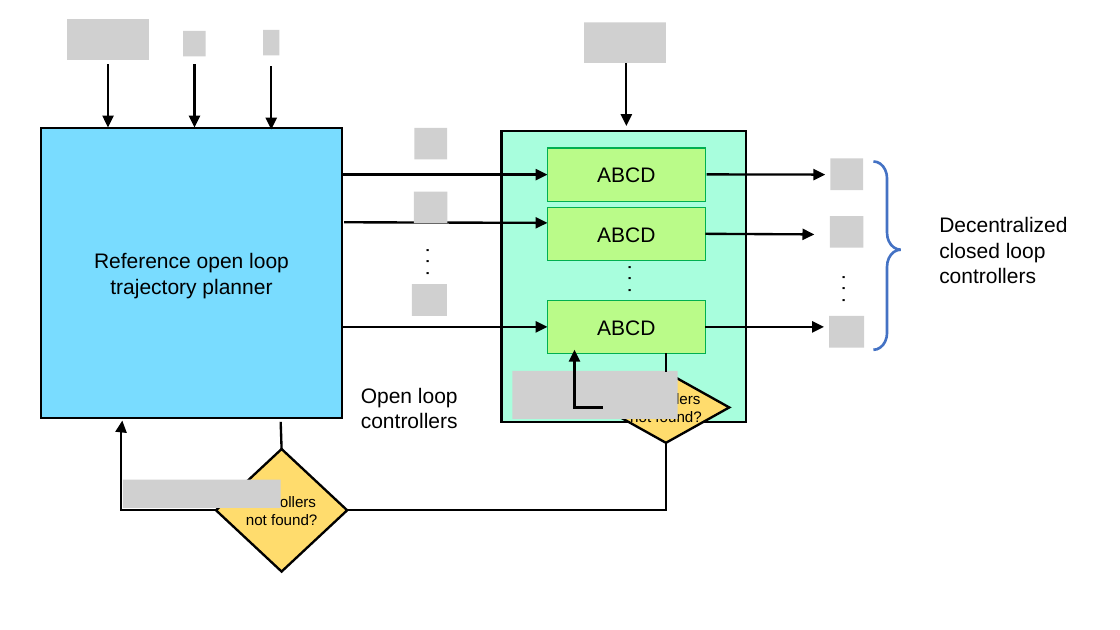
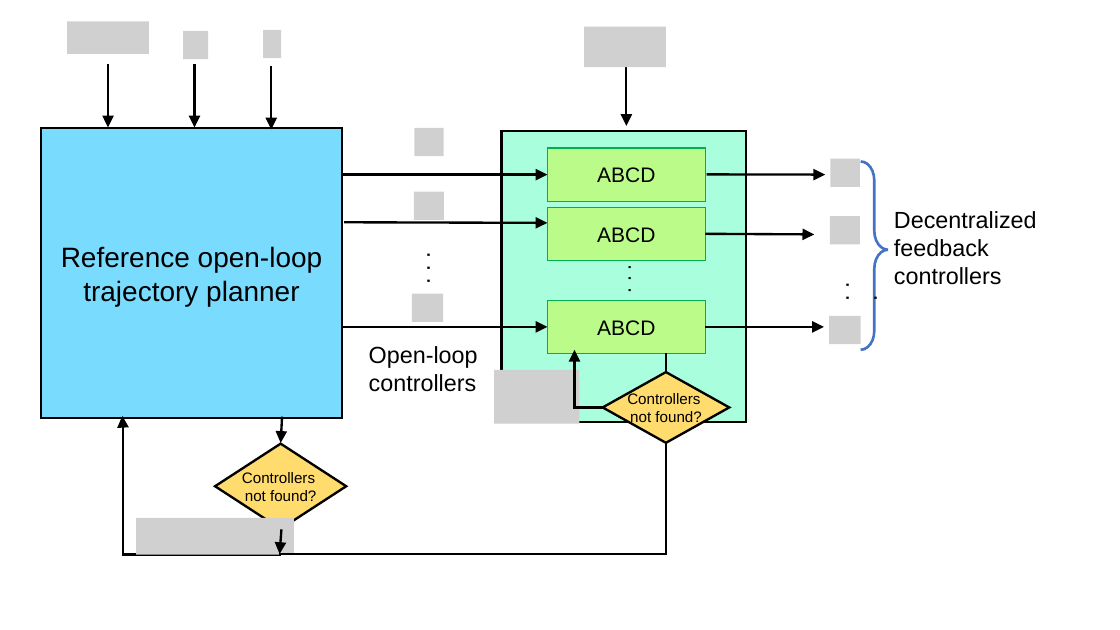
Before and after one commit to msalamati/TrackingWithABCD, a slide deck: slide 1 of camera_ready/figures/Algorithm_outline.pptx. Drawn at 1120x630 pixels with LibreOffice and Linux fonts; fonts in the diff are those of the drawing; grey boxes stand for pictures. Boxes give left, top, right and bottom in pixels: in the first picture for what was removed or moved away, otherwise in the second. Text is boxed around its words. In the diff, an @@ line names an element or a change of style, - is before the commit and + after.

```diff
--- a/camera_ready/figures/Algorithm_outline.pptx
+++ b/camera_ready/figures/Algorithm_outline.pptx
@@ picture: place and size @@
-picture at <box>67,19,150,60</box>
+picture at <box>67,21,150,54</box>
@@ picture: place and size @@
-picture at <box>584,23,666,63</box>
+picture at <box>584,27,666,67</box>
@@ picture: place and size @@
-picture at <box>183,31,206,56</box>
+picture at <box>183,31,208,60</box>
@@ picture: place and size @@
-picture at <box>263,30,279,55</box>
+picture at <box>263,30,281,59</box>
@@ picture: place and size @@
-picture at <box>414,128,447,160</box>
+picture at <box>414,128,444,156</box>
@@ picture: place and size @@
-picture at <box>831,159,864,191</box>
+picture at <box>831,159,860,187</box>
@@ right brace: place and size @@
-right brace at <box>874,161,901,350</box>
+right brace at <box>861,161,888,350</box>
@@ right brace at <box>861,161,888,350</box>: proportions changed @@
@@ picture: place and size @@
-picture at <box>414,192,448,223</box>
+picture at <box>414,192,444,220</box>
@@ text ". . .": place and size @@
-text ". . ." at <box>408,216,433,277</box>
+text ". . ." at <box>406,223,435,284</box>
@@ text ". . ." at <box>406,223,435,284</box>: size 18 to 20 pt @@
@@ picture: place and size @@
-picture at <box>830,216,864,248</box>
+picture at <box>830,216,860,245</box>
@@ text at <box>894,211,1037,285</box>: text changed; size 18 to 20 pt @@
-Decentralized closed loop controllers
+Decentralized feedback controllers
@@ text in rectangle at <box>61,246,323,306</box>: text changed; size 18 to 24 pt @@
-Reference open loop trajectory planner
+Reference open-loop trajectory planner
@@ text ". . ." at <box>826,269,854,302</box>: size 18 to 20 pt @@
@@ picture: place and size @@
-picture at <box>412,284,446,316</box>
+picture at <box>412,294,443,323</box>
@@ picture: place and size @@
-picture at <box>829,316,865,348</box>
+picture at <box>829,316,861,344</box>
@@ text at <box>369,346,478,392</box>: text changed; size 18 to 20 pt @@
-Open loop controllers
+Open-loop controllers
@@ picture: place and size @@
-picture at <box>513,371,678,419</box>
+picture at <box>494,370,580,423</box>
@@ elbow arrow moved from (216, 510) - (123, 421) to (281, 555) - (123, 416) @@
@@ line moved from (281, 422) - (281, 450) to (282, 417) - (281, 443) @@
@@ line (282, 417) - (281, 443): line to arrow @@
@@ diamond "Controllers": place and size @@
-diamond "Controllers" at <box>216,450,347,572</box>
+diamond "Controllers" at <box>215,444,346,528</box>
@@ elbow line moved from (666, 443) - (347, 510) to (666, 443) - (280, 554) @@
@@ picture removed at <box>123,480,281,508</box> @@
@@ picture added at <box>136,518,294,555</box> @@
@@ arrow added from (281, 529) to (280, 554), #000000 2 pt @@
```
Also in this commit, not shown: 2 other files.
